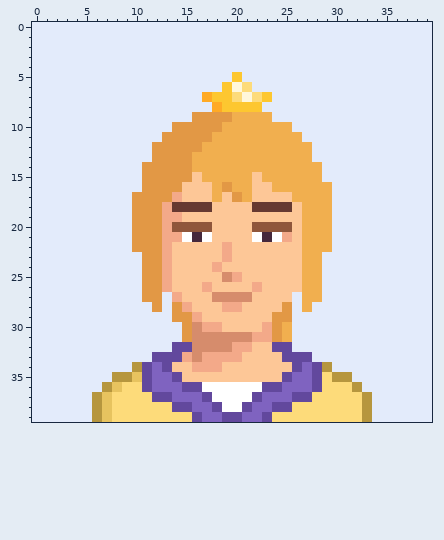
File history of a pixel-art sprite, public/characters/c4.png. The picture above was drawn from the file before the commit.
The file is 400x400 pixels, drawn in blocks of 10x10; one block is one cell here.
Now the later version:
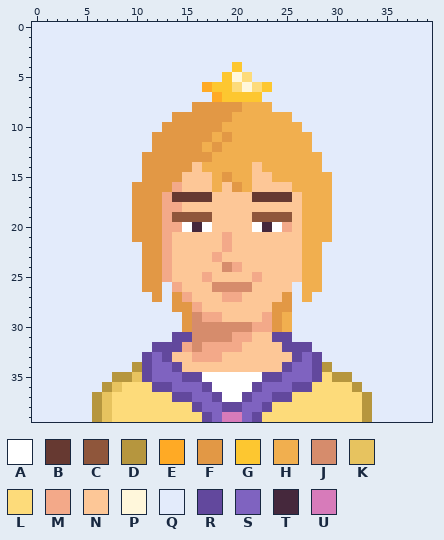
Palette (. is transparent): A #ffffff  B #663931  C #8f563b  D #b6963e  E #ffaa25  F #e29845  G #fdc730  H #f1af4f  J #d68c6c  K #e7c35f  L #fddb7a  M #f3a989  N #fdc797  P #fff7db  Q #e3ebfb  R #62489d  S #7f63c0  T #45283c  U #d77bba
From old to new:
y 4: x 20 Q -> G
y 5: x 19..21 QGQ -> GPL
y 6: x 17..18 QQ -> EG; x 20..23 PLQQ -> LPLG
y 7: x 17..18 EG -> QE; x 20..23 LPLG -> GGGQ
y 8: x 16..23 QQEGGGGQ -> FFFFFHHH
y 9: x 14..15 QQ -> FF; x 24..25 QQ -> HH
y 10: x 13 Q -> F; x 26 Q -> H
y 11: x 12 Q -> F; x 19 H -> F; x 27 Q -> H
y 12: x 18 H -> F
y 13: x 11 Q -> F; x 16..17 HH -> FF; x 28 Q -> H
y 14: x 16 H -> N; x 22 H -> N
y 15: x 15 F -> N; x 17 H -> N; x 19 H -> F; x 23 H -> N; x 29 Q -> H
y 16: x 10 Q -> F; x 14 F -> M; x 19..20 FH -> NF; x 24..25 HH -> NN
y 17: x 13..18 FMNNNH -> MBBBBN; x 20..26 FHNNNNH -> NNBBBBN
y 18: x 14..17 BBBB -> MNNN; x 22..25 BBBB -> NNNN
y 19: x 14..17 MNNN -> CCCC; x 22..25 NNNN -> CCCC
y 20: x 14..17 CCCC -> MATA; x 22..25 CCCC -> ATAM
y 21: x 14..17 MATA -> NNNN; x 19 N -> M; x 22..25 ATAM -> NNNN
y 22: x 10 F -> Q; x 29 H -> Q
y 23: x 18..19 NM -> MN
y 24: x 18..20 MNN -> NJM
y 25: x 17 N -> M; x 19..20 JM -> NN; x 22 N -> M
y 26: x 13..14 MN -> QM; x 17..22 MNNNNM -> NJJJJN; x 26 N -> Q
y 27: x 11 F -> Q; x 14..15 MN -> FM; x 18..21 JJJJ -> NMMN; x 25 N -> F; x 28 H -> Q
y 28: x 12 F -> Q; x 15..16 MN -> FM; x 19..20 MM -> NN; x 24 N -> F; x 27 H -> Q
y 29: x 14 F -> Q; x 16..18 MNN -> JMM; x 23 N -> M; x 25 F -> H
y 30: x 17..22 MMNNNN -> JJJJJM
y 31: x 14..15 QF -> RR; x 20..25 JJMMFH -> MMNNRR
y 32: x 12..13 QQ -> RR; x 15 R -> M; x 17..19 JJJ -> MMM; x 21 M -> N; x 24 R -> N; x 26..27 QQ -> RR
y 33: x 11..12 QR -> RS; x 14..16 RMJ -> NNM; x 19..20 MM -> NN; x 25 R -> N; x 27..28 RQ -> SR
y 34: x 13..14 RN -> SR; x 16..18 MMM -> NNN; x 25..26 NR -> RS
y 35: x 14..25 RNNNNNNNNNNR -> SRRAAAAAARRS
y 36: x 11..13 RSS -> LRR; x 15..17 RRA -> SSR; x 22..24 ARR -> RSS; x 26..28 SSR -> RRL
y 37: x 12..15 RRSS -> LLRR; x 17..18 RA -> SR; x 21..22 AR -> RS; x 24..27 SSRR -> RRLL
y 38: x 14..16 RRS -> LLR; x 18..21 RAAR -> SRRS; x 23..25 SRR -> RLL
y 39: x 16..17 RS -> LR; x 19..20 RR -> UU; x 22..23 SR -> RL
Pixel boxes of the changes (left, top, right, bottom) in both pictures:
changed: (132, 62, 332, 422)
